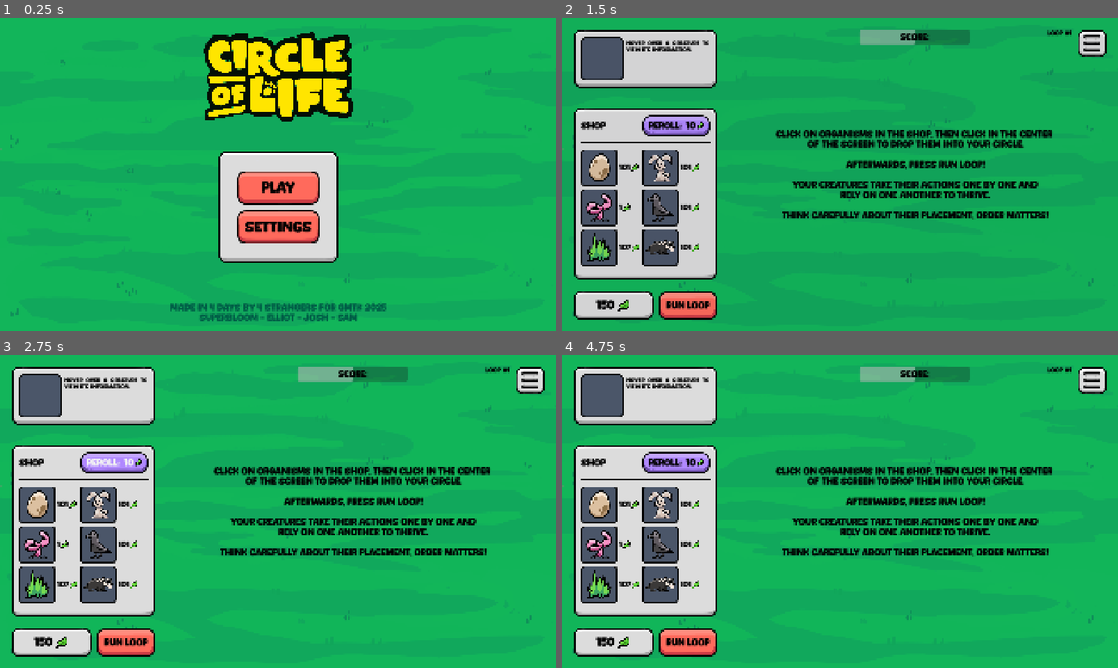
Above: before the commit, frames 1-4 (two rows, left to right).
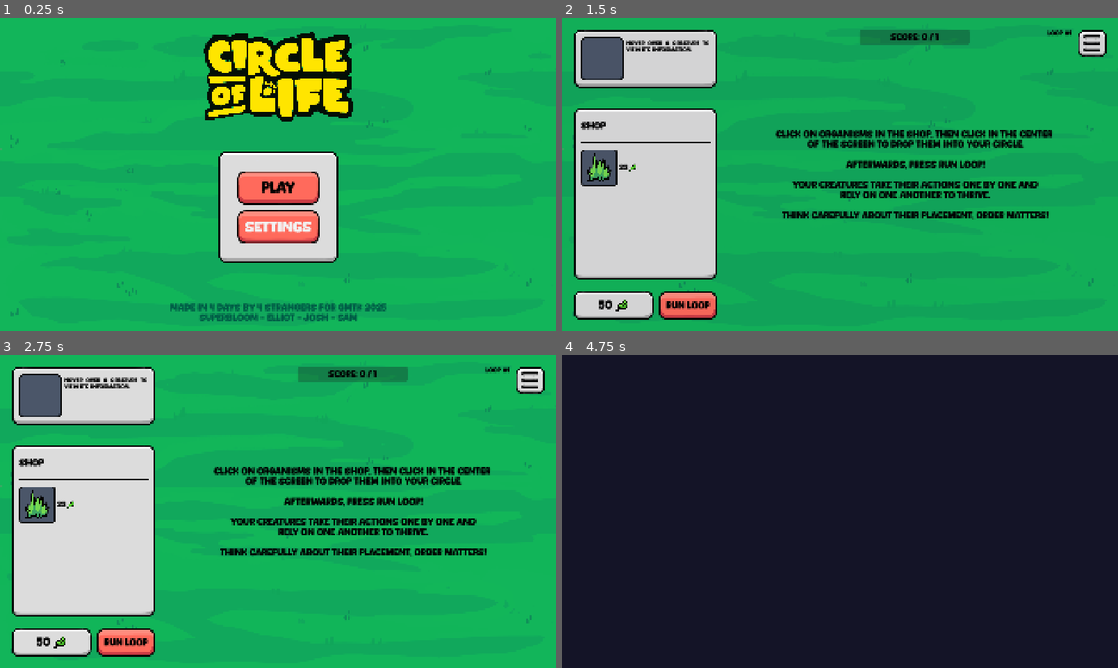
Above: after the commit, the same moments.

Repository: elliotfontaine/gmtk-2025-submission
Game: Godot game, scene res://scenes/main_menu.tscn
The game is run twice, just before and just after one commit, with the same random seed, the same clock (stepped at 60 frames per second) and the same inputs. The engine's default icon, where the game draws it, is replaced by a stand-in: a white triangle on a blue panel in a dark square.
Inputs (mouse positions are in pixels of both pictures, inside the frame that each line leads up to):
- Up to frame 1 (0.25 s): no input
- Up to frame 2 (1.5 s): click "play" at 0.5 s; tap Enter at 1.25 s; move the mouse to (962, 158) at 1.27 s; hold D from 1.28 s (still down); hold Shift from 1.28 s (still down); click (962, 158) at 1.42 s
- Up to frame 3 (2.75 s): release D at 2 s; release Shift at 2 s; click (111, 461) at 2 s, where only the run before the commit has a clickable "REROLL: 10"
- Up to frame 4 (4.75 s): click (606, 505) at 2.77 s; click "Run Loop" at 3.5 s; click (840, 549) at 4.25 s, where only the run after the commit has a clickable "try again"

The runs differ from the first frame. In frame 1, 0.4% of the frame differs, in the area x 44-56%, y 65-69%; in frame 2, 5.9%; in frame 3, 5.8%; in frame 4, 99%, in the area x 0-100%, y 0-100%.
Error before the commit: Parse Error: Variable "final_level" has the same name as a previously declared constant. (res://scenes/world.gd:18)

Commit message:
fix small issues

Diff:
--- a/audio/default_bus_layout.tres
+++ b/audio/default_bus_layout.tres
@@ -5,11 +5,11 @@
 bus/1/solo = false
 bus/1/mute = false
 bus/1/bypass_fx = false
-bus/1/volume_db = -6.0
+bus/1/volume_db = -6.0206
 bus/1/send = &"Master"
 bus/2/name = &"SFX"
 bus/2/solo = false
 bus/2/mute = false
 bus/2/bypass_fx = false
-bus/2/volume_db = -6.0
+bus/2/volume_db = -6.0206
 bus/2/send = &"Master"
--- a/audio/sound_button.gd
+++ b/audio/sound_button.gd
@@ -6,6 +6,7 @@
 
 func _ready():
 	connect("pressed", Callable(self, "_on_pressed"))
+	mouse_default_cursor_shape = Control.CURSOR_POINTING_HAND
 
 func _on_pressed():
 	if click_sound:
--- a/audio/sound_texture_button.gd
+++ b/audio/sound_texture_button.gd
@@ -6,6 +6,7 @@
 
 func _ready():
 	connect("pressed", Callable(self, "_on_pressed"))
+	mouse_default_cursor_shape = Control.CURSOR_POINTING_HAND
 
 func _on_pressed():
 	if click_sound:
--- a/scenes/ui/settings.tscn
+++ b/scenes/ui/settings.tscn
@@ -71,7 +71,7 @@
 layout_mode = 2
 size_flags_horizontal = 3
 theme_override_styles/grabber_area_highlight = SubResource("StyleBoxFlat_vrkq3")
-value = 100.0
+value = 50.0
 script = ExtResource("2_ptynm")
 audio_bus = 1
 metadata/_custom_type_script = "uid://cawklep1qhgnx"
@@ -90,7 +90,7 @@
 layout_mode = 2
 size_flags_horizontal = 3
 theme_override_styles/grabber_area_highlight = SubResource("StyleBoxFlat_vrkq3")
-value = 100.0
+value = 50.0
 script = ExtResource("2_ptynm")
 audio_bus = 2
 metadata/_custom_type_script = "uid://cawklep1qhgnx"
--- a/scenes/world.gd
+++ b/scenes/world.gd
@@ -12,7 +12,6 @@
 
 const reroll_base_price: int = 10
 const base_income: int = 50
-const final_level: int = 20
 
 @export_category(&"Gameplay")
 @export var final_level: int = 20
--- a/scenes/world.tscn
+++ b/scenes/world.tscn
@@ -1,5 +1,4 @@
 [gd_scene load_steps=17 format=3 uid="uid://tcckc601ceki"]
-
 
 [ext_resource type="Script" uid="uid://bg8gi7qa4s4qq" path="res://scenes/world.gd" id="1_f3sb7"]
 [ext_resource type="PackedScene" uid="uid://bxhthg1im0w32" path="res://scenes/floating_creature.tscn" id="2_036b0"]
@@ -19,8 +18,6 @@
 
 [sub_resource type="StyleBoxEmpty" id="StyleBoxEmpty_q5onr"]
 
-[sub_resource type="StyleBoxEmpty" id="StyleBoxEmpty_q5onr"]
-
 [node name="World" type="Node2D"]
 y_sort_enabled = true
 script = ExtResource("1_f3sb7")
@@ -137,6 +134,7 @@
 unique_name_in_owner = true
 layout_mode = 2
 focus_mode = 0
+mouse_default_cursor_shape = 2
 text = "Run Loop"
 
 [node name="ScoreContainer" type="CenterContainer" parent="UI/MarginContainer/HBoxContainer"]
